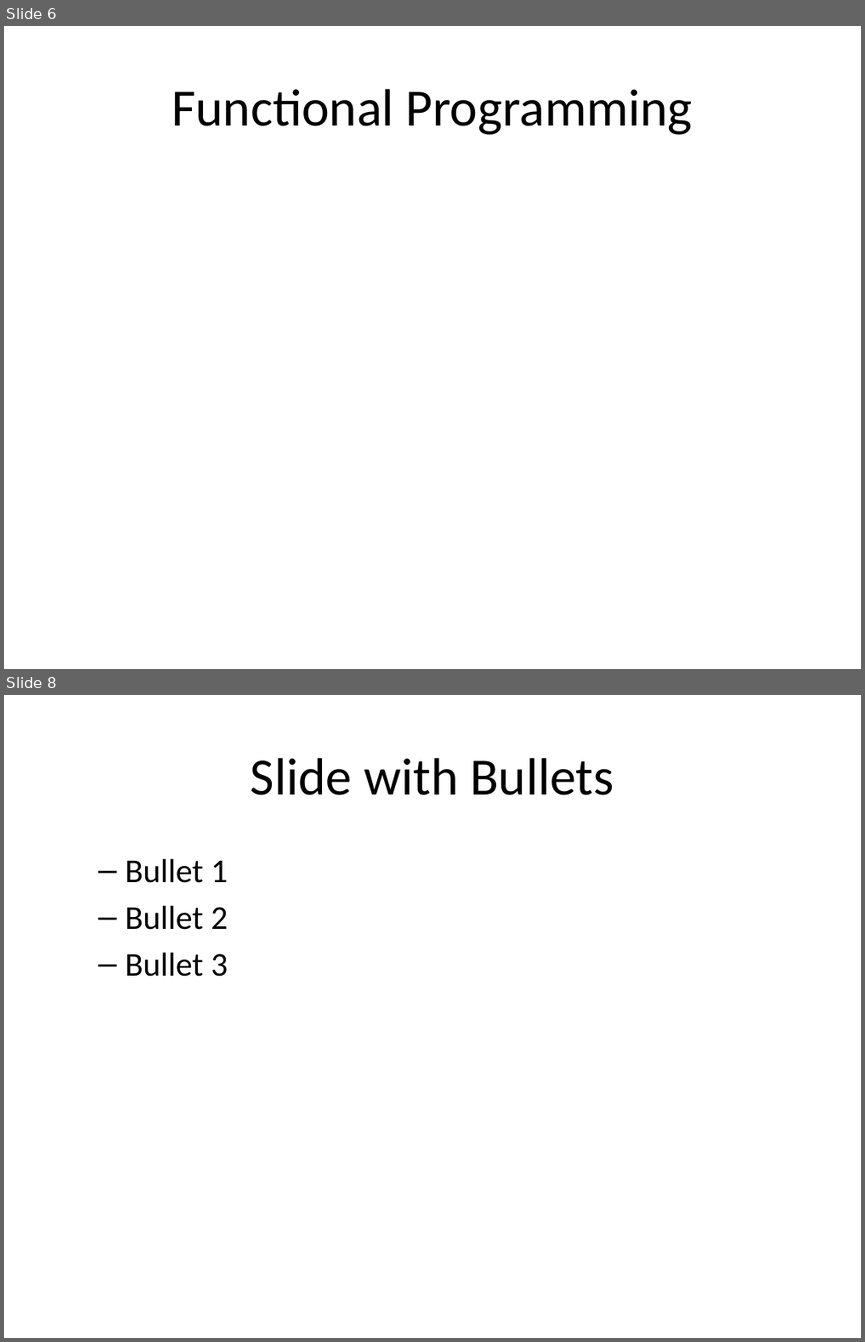
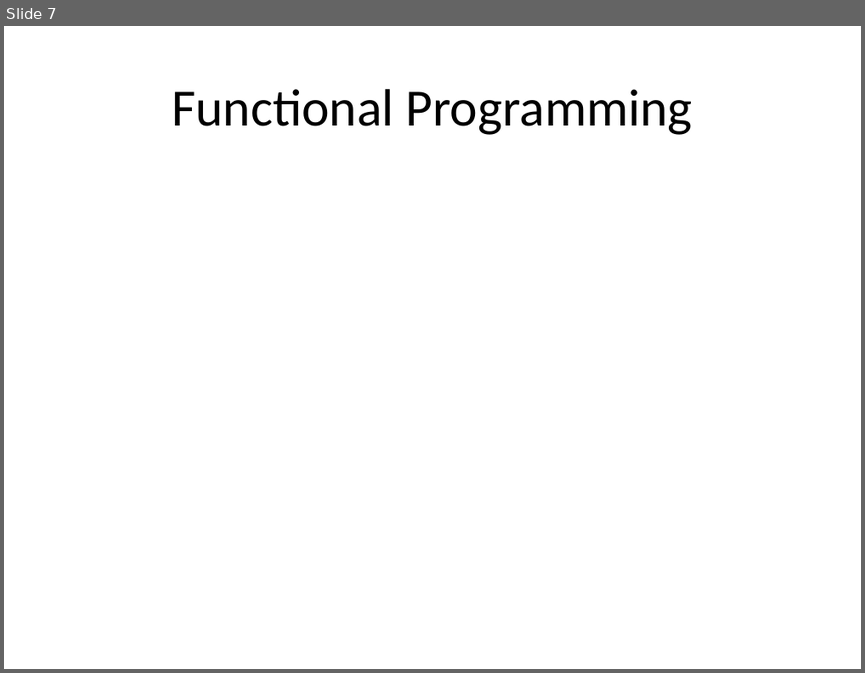
Before and after one commit to jmgraham30/SWBmodules, a slide deck: slides/iteration_with_purrr.pptx. Shown one above the other, each under a label of ours: slides 6 and 8 before the commit, slide 7 after it; the slides between them are not shown. The pictures are 865x1342 and 865x673 pixels, drawn with LibreOffice and Linux fonts; fonts in the diff are those of the drawing. Boxes give left, top, right and bottom in pixels: in the first picture for what was removed or moved away, otherwise in the second. Text is boxed around its words. In the diff, an @@ line names an element or a change of style, - is before the commit and + after.

```diff
--- a/slides/iteration_with_purrr.pptx
+++ b/slides/iteration_with_purrr.pptx
@@ slide 8 removed at <box>4,695,861,1338</box>, background #FFFFFF @@
@@ title removed at <box>250,758,613,795</box> @@
-Slide with Bullets
@@ text removed at <box>125,858,228,976</box> @@
-  – Bullet 1
-  – Bullet 2
-  – Bullet 3
@@ what was slide 6 is now slide 7 @@
```
Also in this commit, not shown: 2 slides changed, 2 slides added, 4 other slides removed, 1 other file.
